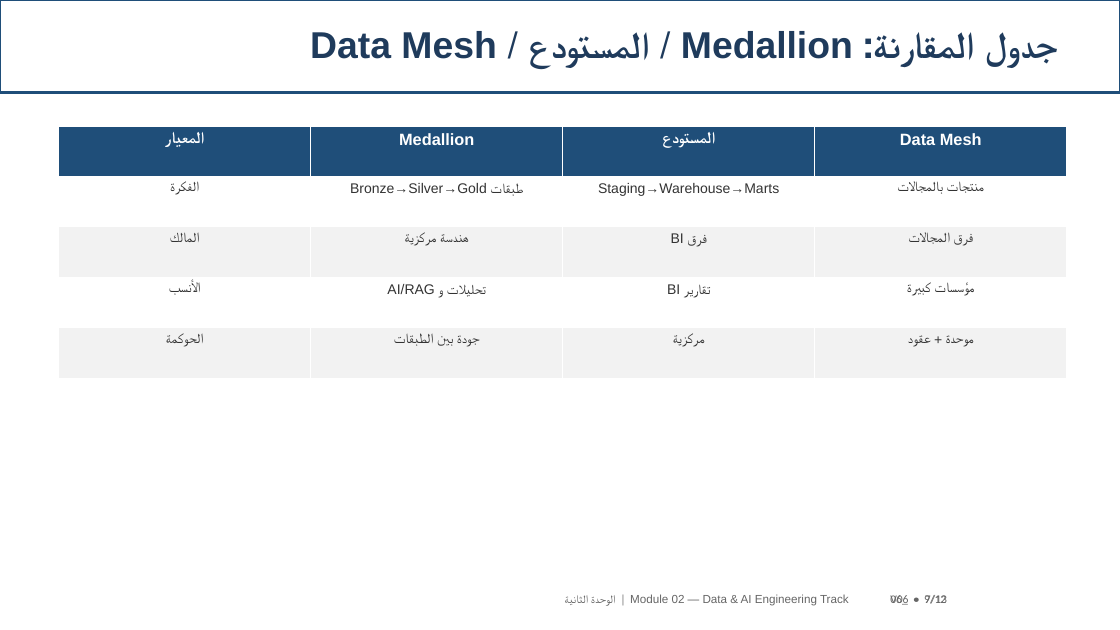
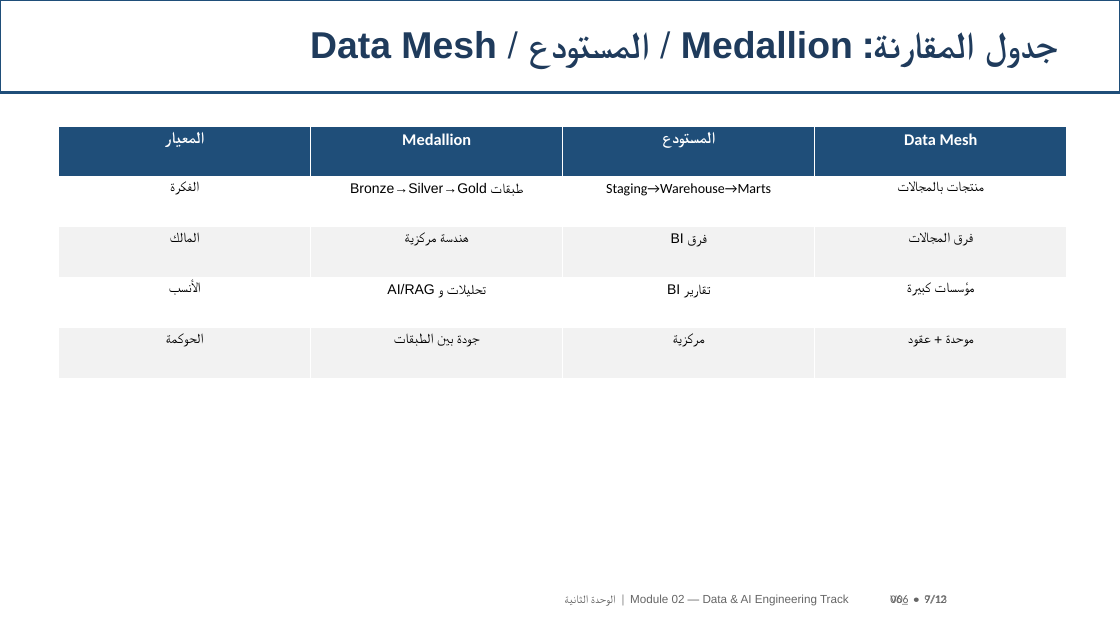
Before and after one commit to SAMeh-ZAGhloul/AI-Course, a slide deck: slide 9 of output/Module02_V06_Updated.pptx. Drawn at 1120x630 pixels with LibreOffice and Linux fonts; fonts in the diff are those of the drawing. Boxes give left, top, right and bottom in pixels: in the first picture for what was removed or moved away, otherwise in the second. Text is boxed around its words. In the diff, an @@ line names an element or a change of style, - is before the commit and + after.

```diff
--- a/output/Module02_V06_Updated.pptx
+++ b/output/Module02_V06_Updated.pptx
@@ table at [59, 126, 1067, 378] @@
@@ font Arial to Calibri in "Medallion", "Data Mesh", "Staging→Warehouse→Marts" @@
@@ text colour #333333 to #000000 in "الفكرة", "طبقات Bronze→Silver→Gold", "Staging→Warehouse→Marts", "منتجات بالمجالات" and 12 more places @@
```
Also in this commit, not shown: 11 other slides changed, 11 other files.
